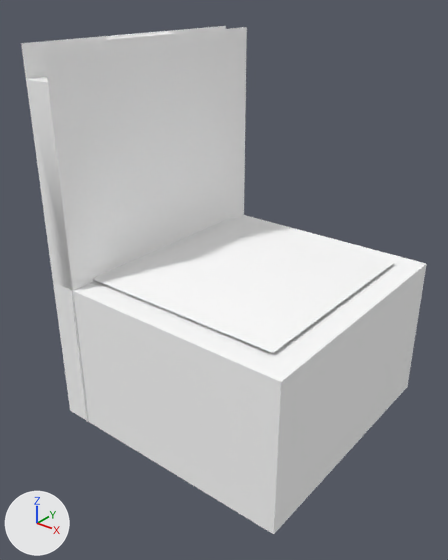
One commit to the glTF model public/3d/item/model__item__shop.ofs_3560_0/3560kg_09_isu.gltf: the scene before it, then after it.
Before and after are seen from a 50 mm camera at (0.337, -1.296, 1.196) aimed at (-0.641, -0.074, 0.438). The lights are fixed; the arrows at lower left show +X, +Y and +Z. The first picture is the older version.

The first picture shows '3560kg_09_isu'.
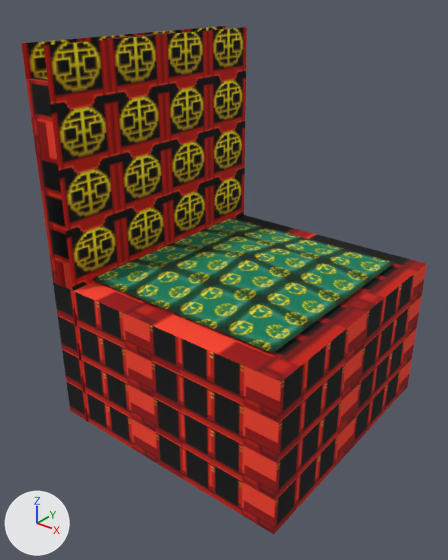
Boxes (x1, y1, x2, y2) around the edits, measured in the pictures (448 x 560 px):
'3560kg_09_isu', surface changed (darker): (21, 26, 427, 534) in both

The edits, one by one:
Picture '09_isu_1' (img_09_isu_1) is new.
Picture '09_isu_0' (img_09_isu_0) is new.
Picture '09_isu_2' (img_09_isu_2) is new.
In material 'isu_mat09_2' (mat_isu_mat09_2), base_color is no longer (1.0, 1.0, 1.0), white #ffffff.
In material 'isu_mat09_2' (mat_isu_mat09_2), texture is now set to img_09_isu_2.
In material 'isu_mat09_0' (mat_isu_mat09_0), base_color is no longer (1.0, 1.0, 1.0), white #ffffff.
In material 'isu_mat09_0' (mat_isu_mat09_0), texture is now set to img_09_isu_0.
In material 'isu_mat09_1' (mat_isu_mat09_1), base_color is no longer (1.0, 1.0, 1.0), white #ffffff.
In material 'isu_mat09_1' (mat_isu_mat09_1), texture is now set to img_09_isu_1.
